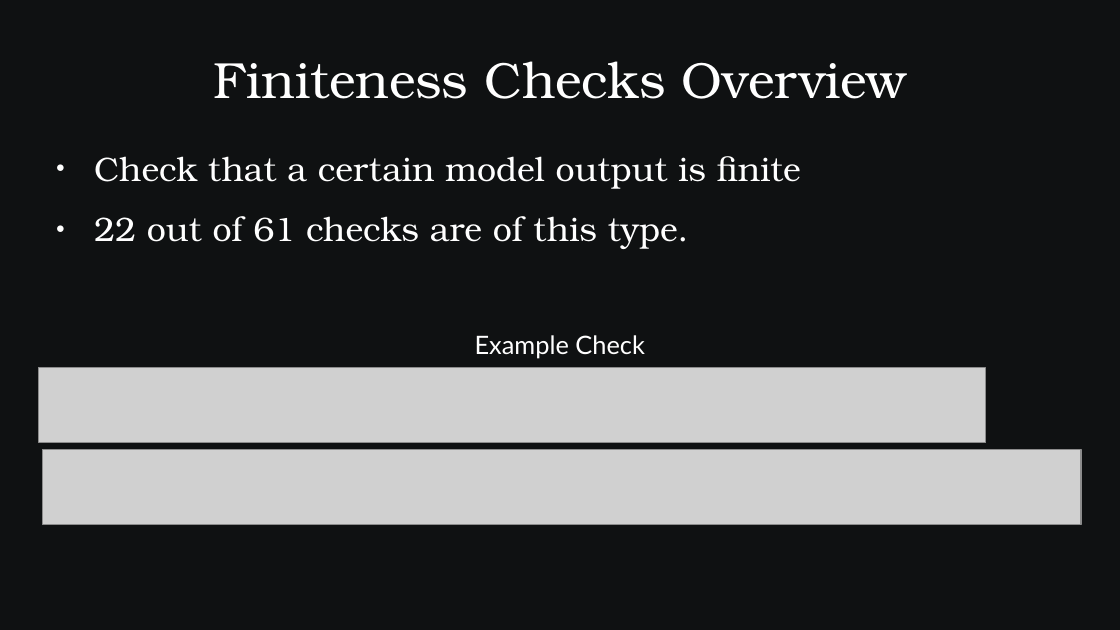
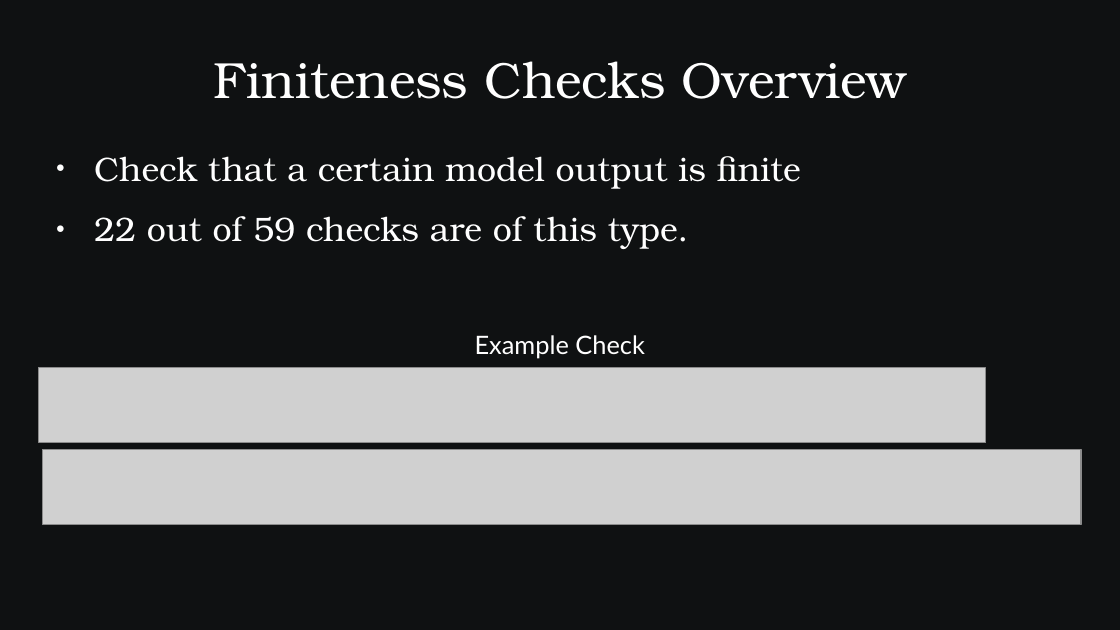
Before and after one commit to SamAllen06/lake_temp_work, a slide deck: slide 24 of documentation/for_collaborators/AnalysisOverview.pptx. Drawn at 1120x630 pixels with LibreOffice and Linux fonts; fonts in the diff are those of the drawing; grey boxes stand for pictures. Boxes give left, top, right and bottom in pixels: in the first picture for what was removed or moved away, otherwise in the second. Text is boxed around its words. In the diff, an @@ line names an element or a change of style, - is before the commit and + after.

Commit message:
Update number of checks
Stop counting two checks that were removed

```diff
--- a/documentation/for_collaborators/AnalysisOverview.pptx
+++ b/documentation/for_collaborators/AnalysisOverview.pptx
@@ text at [94,216,689,249]: text changed @@
-● 22 out of 61 checks are of this type.
+● 22 out of 59 checks are of this type.
```
Also in this commit, not shown: 5 other slides changed, 1 other file.
